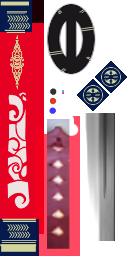
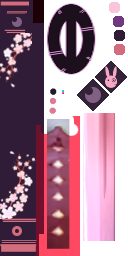
The second 128×256 image is a revision of the first. Changes to its layers:
added layer "貼り付けられたレイヤー#1" above "新規レイヤー#13" over [105, 66, 117, 88]
added layer "新規レイヤー#9" above "emb コピー#2" over [85, 87, 101, 103]
hid "emb コピー#2" over [101, 67, 121, 87]
hid "emb" over [83, 85, 103, 105]
added layer "emb コピー#3" above "emb コピー#1" over [77, 61, 127, 111]
hid "emb コピー" over [77, 61, 127, 111]
added layer "貼り付けられたレイヤー#13" above "貼り付けられたレイヤー#9" over [49, 98, 57, 114]
hid "貼り付けられたレイヤー#9" over [49, 98, 57, 114]
added layer "貼り付けられたレイヤー#14" (addition) above "貼り付けられたレイヤー#12" over [83, 113, 115, 241]
hid "貼り付けられたレイヤー#12" over [83, 113, 115, 241]
added layer "貼り付けられたレイヤー#15" above "貼り付けられたレイヤー#4" over [83, 113, 115, 241]
added layer "貼り付けられたレイヤー コピー" above "貼り付けられたレイヤー" over [46, 3, 96, 75]
hid "貼り付けられたレイヤー" over [46, 3, 96, 75]
hid "貼り付けられたレイヤー#3" over [7, 15, 31, 29]
hid "貼り付けられたレイヤー#2" over [7, 224, 31, 238]
added layer "新規レイヤー#12" above "flower1600.png コピー" over [0, 1, 37, 252]
added layer "flower1600.png コピー" above "flower1600.png" over [0, 33, 32, 88]
added layer "flower1600.png" above "新規レイヤー#3" over [0, 151, 36, 219]
hid "新規レイヤー#3" over [0, 1, 37, 252]
hid "新規レイヤー コピー" over [10, 35, 24, 90]
hid "新規レイヤー" over [10, 35, 24, 90]
hid "新規レイヤー#8" over [7, 92, 30, 209]
added layer "新規レイヤー#11" above "新規レイヤー#6" over [0, 0, 125, 256]
hid "新規レイヤー#6" over [0, 0, 44, 256]
…and 3 more changes (2 added, 1 stack, 1 visibility)
